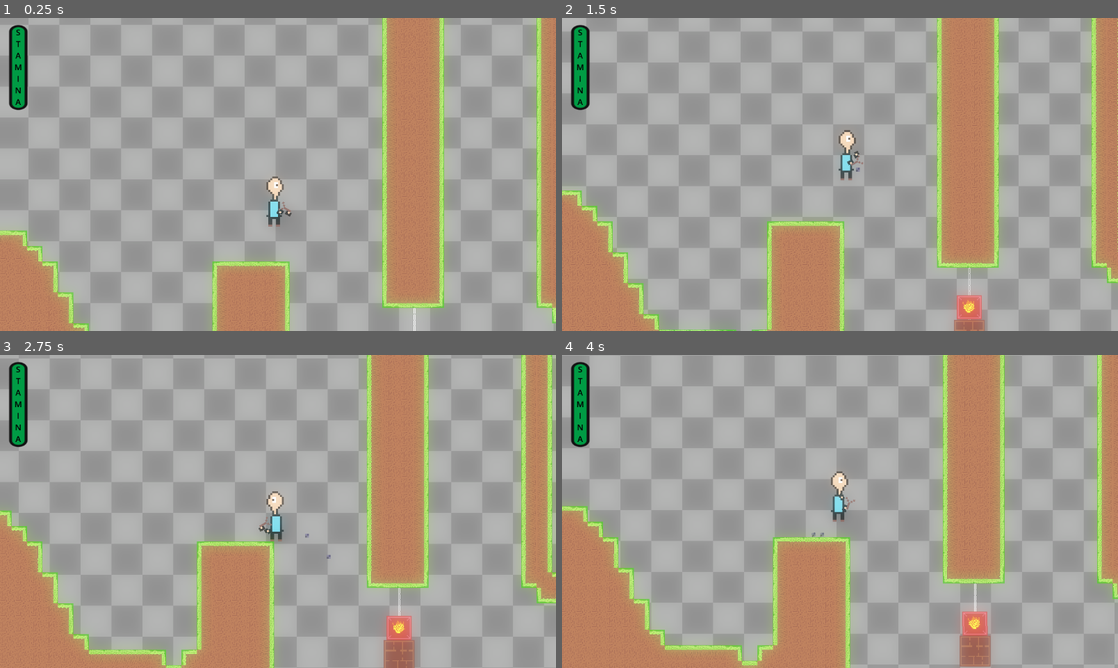
Above: before the commit, frames 1-4 (two rows, left to right).
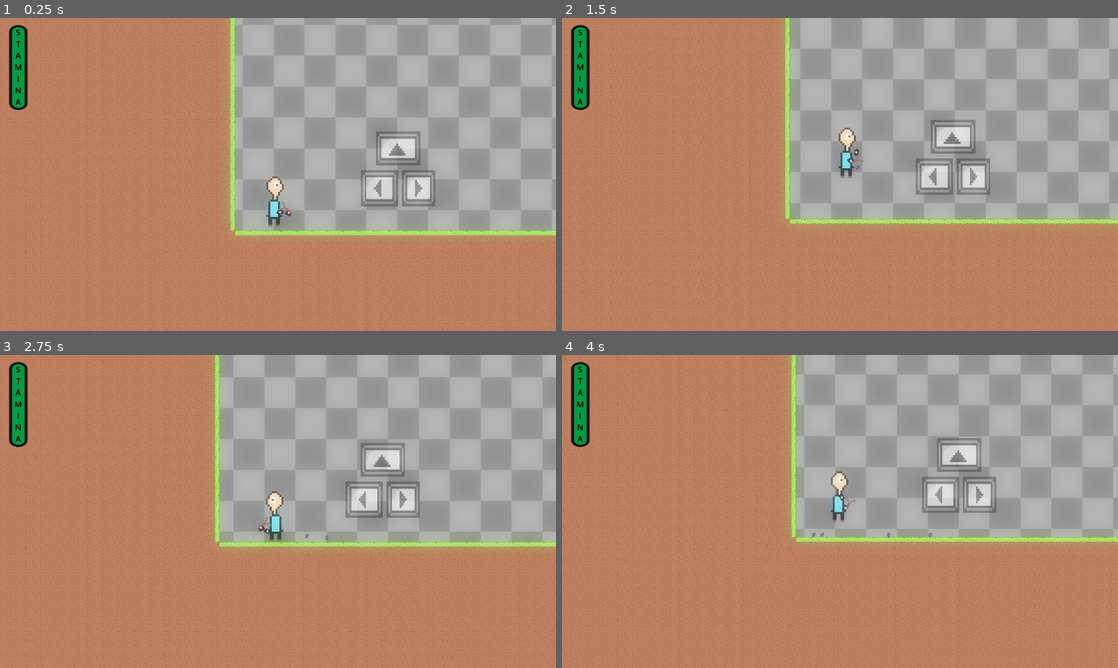
Above: after the commit, the same moments.

Repository: abc-is-here/protect-with-stones
Game: Godot game, scene res://scenes/world.tscn
Same seed, same stepped clock (60 frames per second), same inputs: the game is played once before the commit and once after it.
Inputs (mouse positions are in pixels of both pictures, inside the frame that each line leads up to):
- Up to frame 1 (0.25 s): no input
- Up to frame 2 (1.5 s): tap Enter at 0.5 s; move the mouse to (962, 158) at 0.52 s; press the mouse at (962, 158) at 0.53 s; hold Right (right) 0.53-1.25 s; tap Space (jump) at 0.77 s; release the mouse at (962, 158) at 1.25 s; drag from (728, 190) to (973, 296) at 1.27 s
- Up to frame 3 (2.75 s): move the mouse to (333, 442) at 2.02 s; press the mouse at (333, 442) at 2.03 s; hold Left (left) from 2.03 s (still down)
- Up to frame 4 (4 s): release Left (left) at 2.75 s; release the mouse at (895, 442) at 2.75 s; drag from (812, 574) to (673, 464) at 2.77 s; move the mouse to (1006, 558) at 3.52 s; press the mouse at (1006, 558) at 3.53 s; hold Right (right) from 3.53 s (still down); tap Space (jump) at 3.77 s

The runs differ from the first frame. In frame 1, 63% of the frame differs, in the area x 0-100%, y 0-100%; in frame 2, 73%; in frame 3, 74%; in frame 4, 73%.

Commit message:
Sounds and particles

Diff:
--- a/box_explode_hit.gd
+++ b/box_explode_hit.gd
@@ -6,7 +6,7 @@
 
 func _on_detect_char_area_entered(area: Area2D) -> void:
 	var parent = area.get_parent()
-	if parent.is_in_group("character"):
-		parent.queue_free()
+	if parent.is_in_group("enemy"):
+		parent.kill()
 	if parent.is_in_group("player"):
 		parent.decrease_healh(50)
--- a/project.godot
+++ b/project.godot
@@ -36,6 +36,7 @@
 player=""
 stone=""
 character=""
+enemy=""
 
 [input]
 
--- a/scenes/blast_area.tscn
+++ b/scenes/blast_area.tscn
@@ -1,6 +1,7 @@
-[gd_scene load_steps=3 format=3 uid="uid://c46t3rvgr7hac"]
+[gd_scene load_steps=4 format=3 uid="uid://c46t3rvgr7hac"]
 
 [ext_resource type="Script" uid="uid://bcovch8bio2hk" path="res://scripts/blast_area_spawn.gd" id="1_a7n1n"]
+[ext_resource type="AudioStream" uid="uid://3rrtw7ibe37p" path="res://assets/blast.mp3" id="2_to5ry"]
 
 [sub_resource type="CircleShape2D" id="CircleShape2D_to5ry"]
 radius = 223.081
@@ -13,4 +14,8 @@
 [node name="CollisionShape2D" type="CollisionShape2D" parent="detect_char"]
 shape = SubResource("CircleShape2D_to5ry")
 
+[node name="AudioStreamPlayer2D" type="AudioStreamPlayer2D" parent="."]
+stream = ExtResource("2_to5ry")
+volume_db = 20.0
+
 [connection signal="area_entered" from="detect_char" to="." method="_on_detect_char_area_entered"]
--- a/scenes/box.tscn
+++ b/scenes/box.tscn
@@ -1,16 +1,25 @@
-[gd_scene load_steps=5 format=3 uid="uid://cks5p1d35kxx7"]
+[gd_scene load_steps=7 format=3 uid="uid://cks5p1d35kxx7"]
 
 [ext_resource type="Texture2D" uid="uid://cl1wpg6qya2ox" path="res://assets/box.png" id="1_3inec"]
+[ext_resource type="AudioStream" uid="uid://d1i3b8mvxp3n8" path="res://assets/box_fall.mp3" id="2_ks2v0"]
 
 [sub_resource type="PhysicsMaterial" id="PhysicsMaterial_ks2v0"]
 friction = 0.5
 
 [sub_resource type="GDScript" id="GDScript_3inec"]
 script/source = "extends RigidBody2D
+
+
+
+func _on_sound_hit_body_entered(body: Node2D) -> void:
+	$AudioStreamPlayer2D.play()
 "
 
 [sub_resource type="RectangleShape2D" id="RectangleShape2D_ks2v0"]
 size = Vector2(64, 64)
+
+[sub_resource type="RectangleShape2D" id="RectangleShape2D_c2ln5"]
+size = Vector2(69, 70)
 
 [node name="box" type="RigidBody2D" groups=["box"]]
 collision_layer = 3
@@ -24,3 +33,14 @@
 
 [node name="CollisionShape2D" type="CollisionShape2D" parent="."]
 shape = SubResource("RectangleShape2D_ks2v0")
+
+[node name="sound_hit" type="Area2D" parent="."]
+
+[node name="CollisionShape2D" type="CollisionShape2D" parent="sound_hit"]
+shape = SubResource("RectangleShape2D_c2ln5")
+
+[node name="AudioStreamPlayer2D" type="AudioStreamPlayer2D" parent="."]
+stream = ExtResource("2_ks2v0")
+volume_db = 15.0
+
+[connection signal="body_entered" from="sound_hit" to="." method="_on_sound_hit_body_entered"]
--- a/scenes/chain.tscn
+++ b/scenes/chain.tscn
@@ -6,7 +6,7 @@
 [sub_resource type="CapsuleShape2D" id="CapsuleShape2D_r1vlr"]
 
 [sub_resource type="CapsuleShape2D" id="CapsuleShape2D_i8vwp"]
-radius = 2.0
+radius = 4.0
 height = 14.0
 
 [node name="chain" type="Node2D"]
--- /dev/null
+++ b/scenes/death_particles.tscn
@@ -0,0 +1,20 @@
+[gd_scene load_steps=2 format=3 uid="uid://cpgbkosjv5f5v"]
+
+[sub_resource type="Curve" id="Curve_wka24"]
+_data = [Vector2(0, 1), 0.0, 0.0, 0, 0, Vector2(1, 0), 0.0, 0.0, 0, 0]
+point_count = 2
+
+[node name="DeathParticles" type="CPUParticles2D"]
+emitting = false
+amount = 50
+one_shot = true
+explosiveness = 1.0
+randomness = 1.0
+lifetime_randomness = 0.6
+spread = 180.0
+initial_velocity_min = 300.0
+initial_velocity_max = 500.0
+scale_amount_min = 5.0
+scale_amount_max = 7.0
+scale_amount_curve = SubResource("Curve_wka24")
+color = Color(0.886275, 0, 0.0313726, 1)
--- a/scenes/enemy.tscn
+++ b/scenes/enemy.tscn
@@ -1,8 +1,10 @@
-[gd_scene load_steps=7 format=3 uid="uid://4okc6nq0xu53"]
+[gd_scene load_steps=9 format=3 uid="uid://4okc6nq0xu53"]
 
 [ext_resource type="Texture2D" uid="uid://bmubq2lq1n7of" path="res://assets/enemy_demo.png" id="1_7p1mj"]
 [ext_resource type="Script" uid="uid://jka0jag6m1o" path="res://scripts/enemy.gd" id="1_md0e3"]
+[ext_resource type="PackedScene" uid="uid://cpgbkosjv5f5v" path="res://scenes/death_particles.tscn" id="2_c4w8v"]
 [ext_resource type="Texture2D" uid="uid://m82sabxe7dku" path="res://assets/exclamation.png" id="3_4ra3w"]
+[ext_resource type="AudioStream" uid="uid://c23mmltcjnc72" path="res://assets/shoot.mp3" id="4_5uy6h"]
 
 [sub_resource type="CapsuleShape2D" id="CapsuleShape2D_md0e3"]
 radius = 12.0
@@ -16,10 +18,11 @@
 radius = 7.0
 height = 32.0
 
-[node name="enemy" type="CharacterBody2D" groups=["character"]]
+[node name="enemy" type="CharacterBody2D" groups=["character", "enemy"]]
 collision_layer = 8
 collision_mask = 2
 script = ExtResource("1_md0e3")
+death_particles = ExtResource("2_c4w8v")
 
 [node name="Sprite2D" type="Sprite2D" parent="."]
 scale = Vector2(4, 4)
@@ -75,5 +78,8 @@
 rotation = 1.5708
 shape = SubResource("CapsuleShape2D_5uy6h")
 
+[node name="shoot_sound" type="AudioStreamPlayer" parent="."]
+stream = ExtResource("4_5uy6h")
+
 [connection signal="body_entered" from="player_catch" to="." method="_on_player_catch_body_entered"]
 [connection signal="body_entered" from="head" to="." method="_on_head_body_entered"]
--- a/scenes/player.tscn
+++ b/scenes/player.tscn
@@ -66,6 +66,13 @@
 radius = 14.0
 height = 96.0
 
+[sub_resource type="Curve" id="Curve_dqkch"]
+_data = [Vector2(0, 1), 0.0, 0.0, 0, 0, Vector2(1, 0), 0.0, 0.0, 0, 0]
+point_count = 2
+
+[sub_resource type="Gradient" id="Gradient_qlg0r"]
+colors = PackedColorArray(0.611765, 0.203922, 0, 0.65098, 1, 1, 1, 0)
+
 [node name="player" type="CharacterBody2D" groups=["player"]]
 floor_block_on_wall = false
 script = ExtResource("1_tuyoq")
@@ -129,3 +136,20 @@
 [node name="CollisionShape2D" type="CollisionShape2D" parent="hitbox"]
 position = Vector2(-8, -1)
 shape = SubResource("CapsuleShape2D_dqkch")
+
+[node name="Dust_particles" type="CPUParticles2D" parent="."]
+visible = false
+position = Vector2(0, 48)
+emitting = false
+amount = 20
+lifetime = 0.5
+lifetime_randomness = 0.56
+direction = Vector2(-1, -1)
+spread = 60.0
+gravity = Vector2(0, 200)
+initial_velocity_min = 50.0
+initial_velocity_max = 100.0
+scale_amount_min = 5.0
+scale_amount_max = 5.0
+scale_amount_curve = SubResource("Curve_dqkch")
+color_ramp = SubResource("Gradient_qlg0r")
--- a/scenes/stone_new.tscn
+++ b/scenes/stone_new.tscn
@@ -1,7 +1,8 @@
-[gd_scene load_steps=6 format=3 uid="uid://p31v3ikq2kn6"]
+[gd_scene load_steps=7 format=3 uid="uid://p31v3ikq2kn6"]
 
 [ext_resource type="Script" uid="uid://cmvs6vv7ix2h4" path="res://scripts/stone_new.gd" id="1_hd0w3"]
 [ext_resource type="Texture2D" uid="uid://0og8o0vgfwhs" path="res://assets/stone.png" id="1_wc8uc"]
+[ext_resource type="AudioStream" uid="uid://cglg0mtqkxgdn" path="res://assets/chain_shoot.mp3" id="3_3lpgv"]
 
 [sub_resource type="PhysicsMaterial" id="PhysicsMaterial_wc8uc"]
 friction = 0.8
@@ -36,4 +37,7 @@
 [node name="CollisionShape2D" type="CollisionShape2D" parent="Area2D"]
 shape = SubResource("CircleShape2D_hd0w3")
 
+[node name="chain" type="AudioStreamPlayer" parent="."]
+stream = ExtResource("3_3lpgv")
+
 [connection signal="body_entered" from="Area2D" to="." method="_on_area_2d_body_entered"]
--- a/scenes/world.tscn
+++ b/scenes/world.tscn
@@ -229,6 +229,15 @@
 physics_layer_0/collision_mask = 3
 sources/0 = SubResource("TileSetAtlasSource_4mrxx")
 
+[sub_resource type="StyleBoxFlat" id="StyleBoxFlat_pm21f"]
+bg_color = Color(0, 0, 0, 0)
+corner_radius_top_left = 5
+corner_radius_top_right = 5
+corner_radius_bottom_right = 5
+corner_radius_bottom_left = 5
+expand_margin_left = 5.0
+expand_margin_right = 5.0
+
 [node name="world" type="Node2D"]
 script = ExtResource("1_dss4m")
 
@@ -395,6 +404,10 @@
 position = Vector2(3811, 466)
 blast_collision_area = ExtResource("14_pm21f")
 
+[node name="blast_box2" parent="." instance=ExtResource("17_7t5mc")]
+position = Vector2(1030, 176)
+blast_collision_area = ExtResource("14_pm21f")
+
 [node name="enemy" parent="." instance=ExtResource("6_qfnet")]
 position = Vector2(737, 151)
 collision_layer = 4
@@ -430,10 +443,6 @@
 position = Vector2(3469, 730)
 collision_layer = 4
 
-[node name="player" parent="." instance=ExtResource("2_rwgxs")]
-position = Vector2(3528, 74)
-fall_factor = 2.0
-
 [node name="WorldEnvironment" type="WorldEnvironment" parent="."]
 environment = SubResource("Environment_qfnet")
 
@@ -452,5 +461,19 @@
 tile_map_data = PackedByteArray("AADp/wcAAAABAAEAAADp/wgAAAABAAEAAADp/wkAAAABAAEAAADp/woAAAABAAEAAADp/wsAAAABAAEAAADp/w …(59568 unchanged characters)…
 tile_set = SubResource("TileSet_7r4gi")
 
+[node name="player" parent="." instance=ExtResource("2_rwgxs")]
+position = Vector2(-519, 74)
+fall_factor = 2.0
+
+[node name="death_counter" type="Label" parent="player"]
+offset_left = -138.0
+offset_top = -105.0
+offset_right = 153.0
+offset_bottom = -77.0
+theme_override_colors/font_outline_color = Color(0, 0, 0, 1)
+theme_override_constants/outline_size = 5
+theme_override_font_sizes/font_size = 20
+theme_override_styles/normal = SubResource("StyleBoxFlat_pm21f")
+
 [connection signal="body_entered" from="tutorial_elements/flag" to="tutorial_elements" method="_on_flag_body_entered"]
 [connection signal="body_entered" from="fall" to="." method="_on_fall_body_entered"]
--- a/scripts/Global.gd
+++ b/scripts/Global.gd
@@ -4,3 +4,28 @@
 var max_stamina: float = 10.0
 var player_health: float = 100.0
 var max_player_health: float = 100.0
+
+var has_reset = false
+var has_died = false
+var fell = false
+var death_text: String = ""
+
+func show_death_message(message: String) -> void:
+	death_text = message
+	await get_tree().create_timer(1.0).timeout
+	death_text = ""
+	has_reset = false
+	has_died = false
+	fell = false
+
+func trigger_death(reason: String) -> void:
+	match reason:
+		"died":
+			has_died = true
+			await show_death_message("You died… but hey, free teleport!")
+		"reset":
+			has_reset = true
+			await show_death_message("Respawning… because game devs are merciful.")
+		"fell":
+			fell = true
+			await show_death_message("That’s one way to test gravity.")
--- a/scripts/blast_area_spawn.gd
+++ b/scripts/blast_area_spawn.gd
@@ -4,11 +4,10 @@
 	await  get_tree().create_timer(0.7).timeout
 	queue_free()
 
-
-
 func _on_detect_char_area_entered(area: Area2D) -> void:
+	$AudioStreamPlayer2D.play()
 	var parent = area.get_parent()
-	if parent.is_in_group("character"):
-		parent.queue_free()
+	if parent.is_in_group("enemy"):
+		parent.kill()
 	if parent.is_in_group("player"):
 		parent.decrease_healh(50)
--- a/scripts/box_explode.gd
+++ b/scripts/box_explode.gd
@@ -14,9 +14,9 @@
 		get_tree().current_scene.add_child(particle)
 
 	if blast_collision_area:
-		var blast = blast_collision_area.instantiate()
-		blast.global_position = global_position
-		get_tree().current_scene.add_child(blast)
+		var blast_col = blast_collision_area.instantiate()
+		blast_col.global_position = global_position
+		get_tree().current_scene.add_child(blast_col)
 
 	queue_free()
 
--- a/scripts/enemy.gd
+++ b/scripts/enemy.gd
@@ -11,6 +11,7 @@
 @onready var eye_view_right: RayCast2D = $eye_view_right
 @onready var shoot: RayCast2D = $shoot
 
+@export var death_particles: PackedScene
 
 var direction := 1
 var stuck := false
@@ -79,6 +80,7 @@
 	bullet.global_position = $Sprite2D/bullet_pos.global_position
 	bullet.shoot_bullets(dir)
 	bullet.set_dir(direction)
+	$shoot_sound.play()
 	await get_tree().create_timer(1.5).timeout
 	is_shooting = false
 	await get_tree().create_timer(3).timeout
@@ -88,7 +90,16 @@
 	if body.is_in_group("player"):
 		body.decrease_healh(10)
 
+func kill():
+	if death_particles:
+		var particle = death_particles.instantiate()
+		particle.position = global_position
+		particle.rotation = global_rotation
+		particle.emitting = true
+
+		get_tree().current_scene.add_child(particle)
+	queue_free()
 
 func _on_head_body_entered(body: Node2D) -> void:
 	if body.is_in_group("box"):
-		queue_free()
+		kill()
--- a/scripts/player.gd
+++ b/scripts/player.gd
@@ -27,6 +27,7 @@
 @onready var camera: Camera2D = $Camera2D
 @onready var rc_bottom: RayCast2D = $rc_bottom
 @onready var stamina_timer: Timer = $StaminaTimer
+@onready var dust_particles: CPUParticles2D = $Dust_particles
 
 var hand_above_pos: Vector2
 var cur_pull: float = 0.0
@@ -38,7 +39,7 @@
 
 var is_running = false
 
-var PUSH_FORCE = 100.0
+var PUSH_FORCE = 140.0
 const BOX_MAX_VELOCITY = 180
 
 func _ready() -> void:
@@ -129,6 +130,11 @@
 	if velocity.x != 0:
 		animations.scale.x=sign(velocity.x) *abs(animations.scale.x)
 
+	if cur_state == State.WALK and is_on_floor():
+		dust_particles.emitting = true
+	else:
+		dust_particles.emitting = false
+
 	match cur_state:
 		State.IDLE: animations.play("idle")
 		State.WALK: animations.play("walk")
--- a/scripts/stone_new.gd
+++ b/scripts/stone_new.gd
@@ -7,4 +7,5 @@
 
 func _on_area_2d_body_entered(body: Node2D) -> void:
 	if body.is_in_group("segment"):
+		$chain.play()
 		body.queue_free()
--- a/scripts/world.gd
+++ b/scripts/world.gd
@@ -1,22 +1,36 @@
 extends Node2D
 
-func reset() -> void:
+func _ready() -> void:
+	$player/death_counter.text = Global.death_text
+	var stylebox := $player/death_counter.get_theme_stylebox("normal") as StyleBoxFlat
+	if stylebox and $player/death_counter.text != "":
+		stylebox.bg_color = Color(0, 0, 0, 0.9)
+	await get_tree().create_timer(2).timeout
+	$player/death_counter.text = ""
+	if stylebox:
+		stylebox.bg_color = Color(0.6, 0.6, 0.6, 0.0)
+
+func reset():
+	call_deferred("handle_reset")
+
+func handle_reset() -> void:
+	get_tree().change_scene_to_file("res://scenes/world.tscn")
 	Global.player_health = Global.max_player_health
 	Global.stamina = Global.max_stamina
 
 func _process(_delta: float) -> void:
 
 	if Input.is_action_pressed("respawn"):
-		get_tree().change_scene_to_file("res://scenes/world.tscn")
+		Global.trigger_death("reset")
 		reset()
 
 
 	if Global.player_health <= 0:
-		get_tree().change_scene_to_file("res://scenes/world.tscn")
+		Global.trigger_death("died")
 		reset()
 
 
 func _on_fall_body_entered(body: Node2D) -> void:
 	if body.is_in_group("player"):
-		get_tree().change_scene_to_file("res://scenes/world.tscn")
+		Global.trigger_death("fell")
 		reset()
Not shown, added: assets/blast.mp3.import
Not shown, added: assets/box_fall.mp3.import
Not shown, added: assets/chain_shoot.mp3.import
Not shown, added: assets/shoot.mp3.import
Not shown, changed: export_presets.cfg
Not shown: 1 places in scenes/player.tscn that only renumber resources
Not shown: 1 places in scenes/world.tscn that only renumber resources
Not shown, added: assets/blast.mp3
Not shown, added: assets/box_fall.mp3
Not shown, added: assets/chain_shoot.mp3
Not shown, added: assets/shoot.mp3
